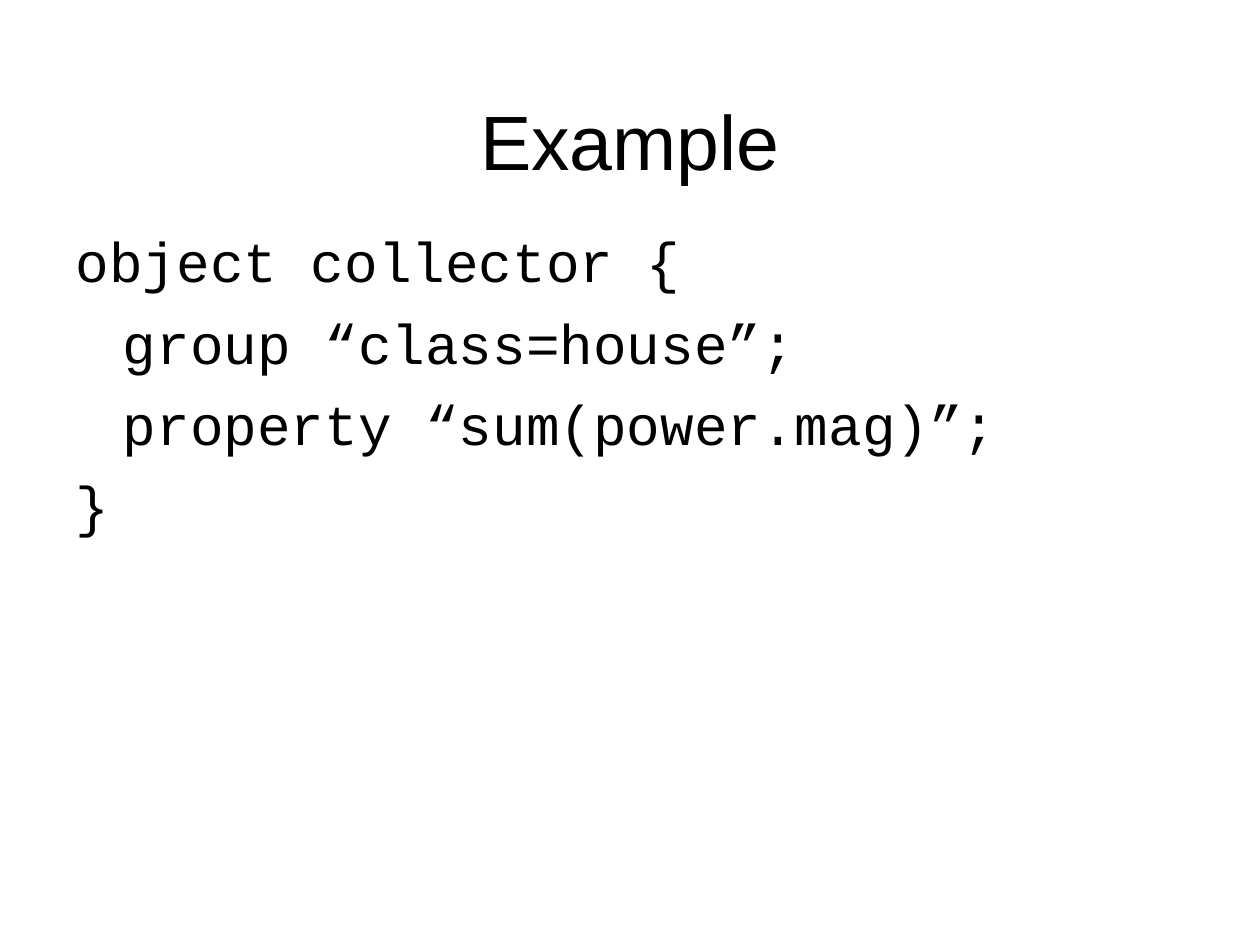
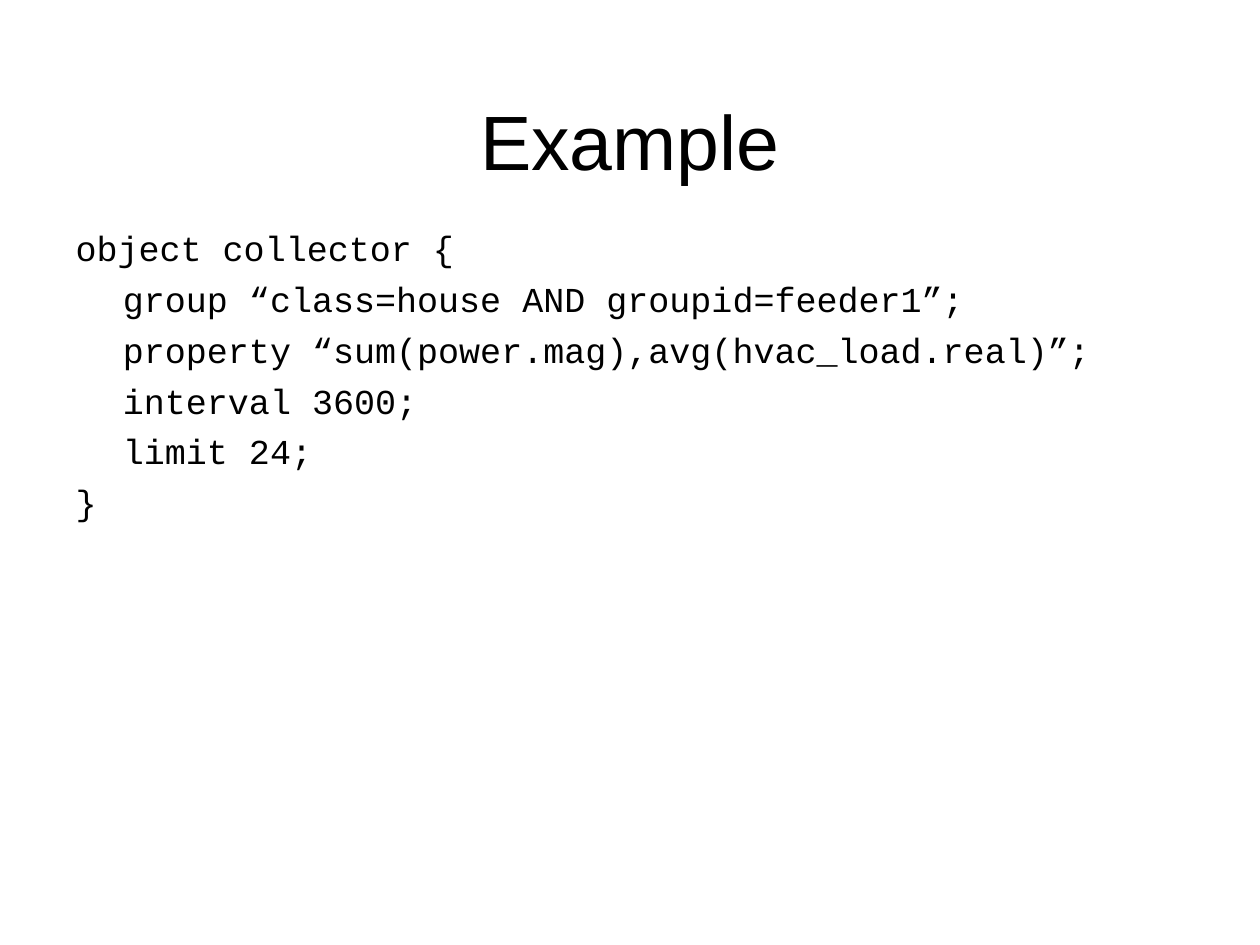
Before and after one commit to gridlab-d/course, a slide deck: slide 10 of FourDayCourse/2.4 - Collectors.ppt (slide 9 before the commit). Drawn at 1260x945 pixels with LibreOffice and Linux fonts; fonts in the diff are those of the drawing; background and template pictures are left out. Boxes give left, top, right and bottom in pixels: in the first picture for what was removed or moved away, otherwise in the second. Text is boxed around its words. In the diff, an @@ line names an element or a change of style, - is before the commit and + after.

Commit message:
Updated players, schedules, and collectors sections.

```diff
--- a/FourDayCourse/2.4 - Collectors.ppt
+++ b/FourDayCourse/2.4 - Collectors.ppt
@@ text at bbox=[76, 237, 412, 269]: size 32 to 20 pt in "object collector {", "}"; less space between paragraphs @@
@@ text at bbox=[123, 287, 1090, 471]: text changed; size 32 to 20 pt @@
-group “class=house”;
-property “sum(power.mag)”;
+group “class=house AND groupid=feeder1”;
+property “sum(power.mag),avg(hvac_load.real)”;
+interval 3600;
+limit 24;
```
Also in this commit, not shown: 7 other slides changed, 1 slide added, 5 other files.
